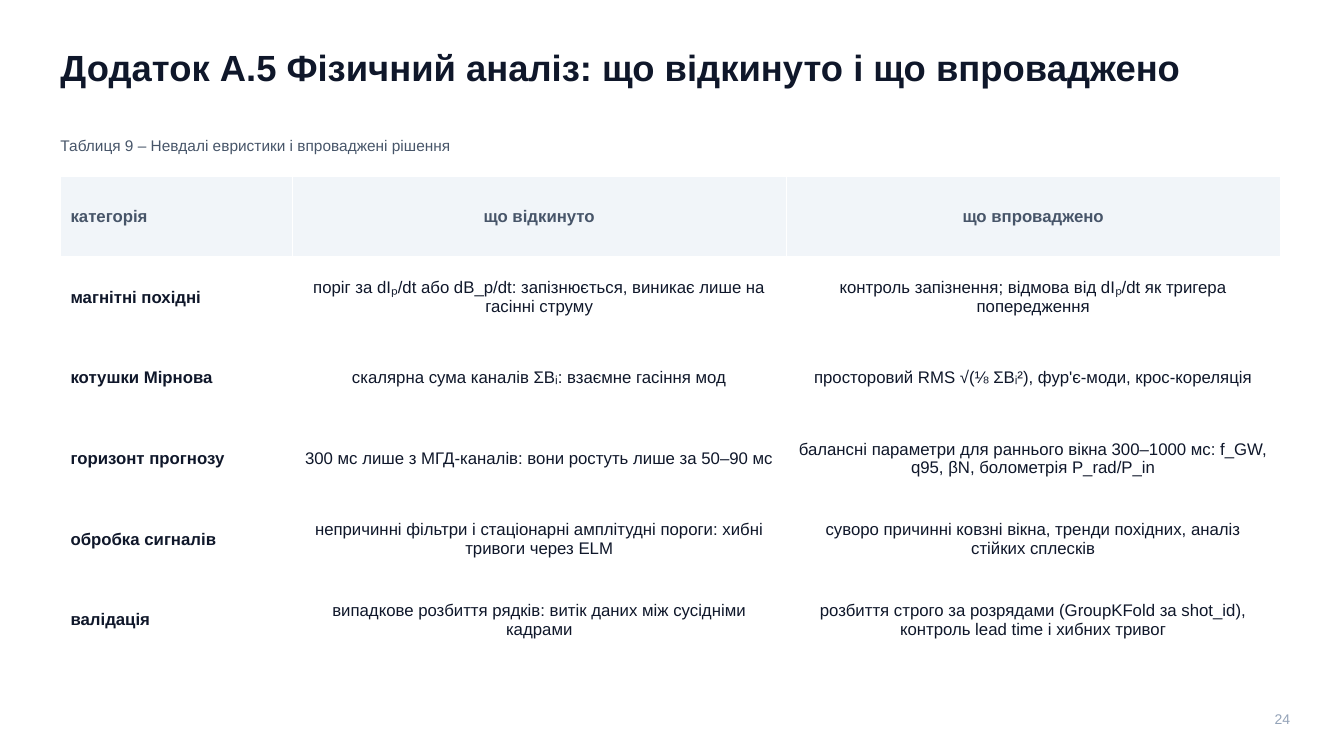
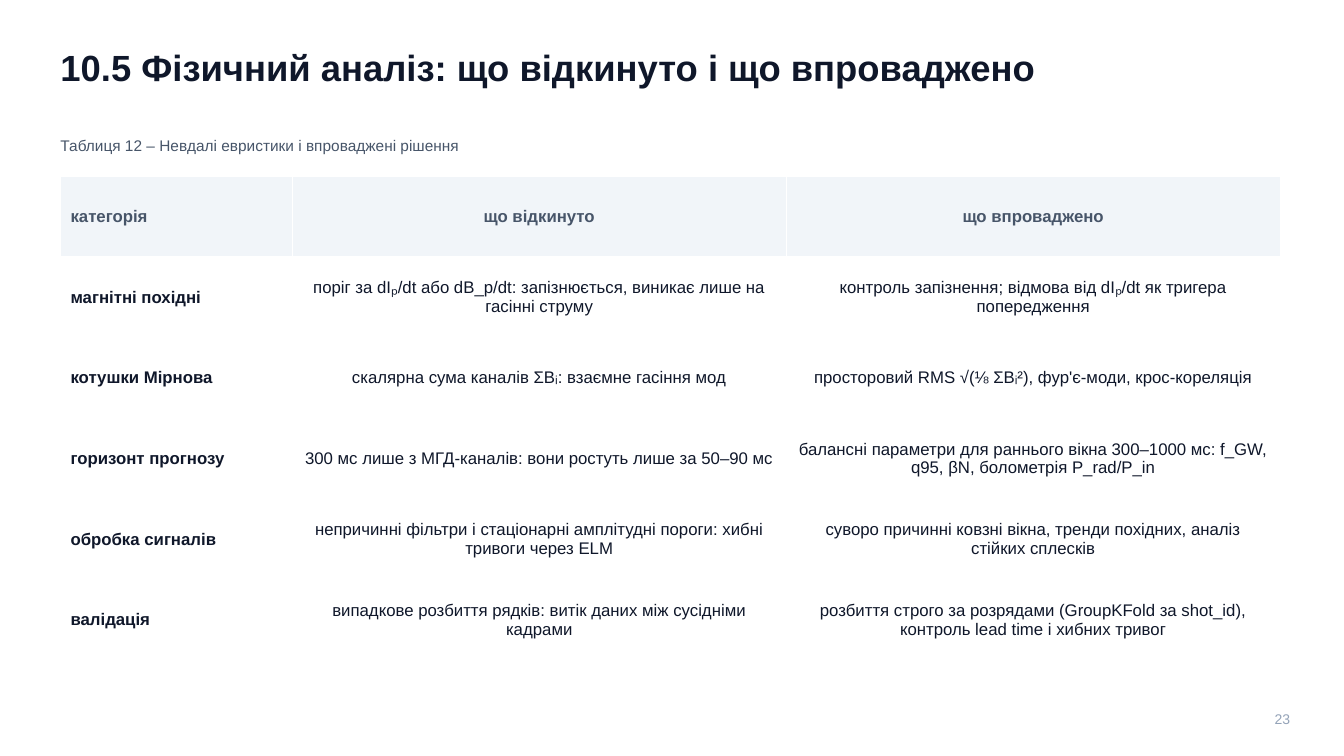
Before and after one commit to llllenah/plasma-disruption-prediction, a slide deck: slide 23 of docs/presentation.pptx (slide 24 before the commit). Drawn at 1344x756 pixels with LibreOffice and Linux fonts; fonts in the diff are those of the drawing. Boxes give left, top, right and bottom in pixels: in the first picture for what was removed or moved away, otherwise in the second. Text is boxed around its words. In the diff, an @@ line names an element or a change of style, - is before the commit and + after.

```diff
--- a/docs/presentation.pptx
+++ b/docs/presentation.pptx
@@ text at bbox=[60, 54, 1035, 89]: text changed @@
-Додаток А.5 Фізичний аналіз: що відкинуто і що впроваджено
+10.5 Фізичний аналіз: що відкинуто і що впроваджено
@@ text at bbox=[60, 140, 458, 154]: text changed @@
-Таблиця 9 – Невдалі евристики і впроваджені рішення
+Таблиця 12 – Невдалі евристики і впроваджені рішення
@@ text at bbox=[1275, 714, 1291, 724]: text changed @@
-24
+23
```
Also in this commit, not shown: 15 other slides changed, 6 slides added, 2 other files.
